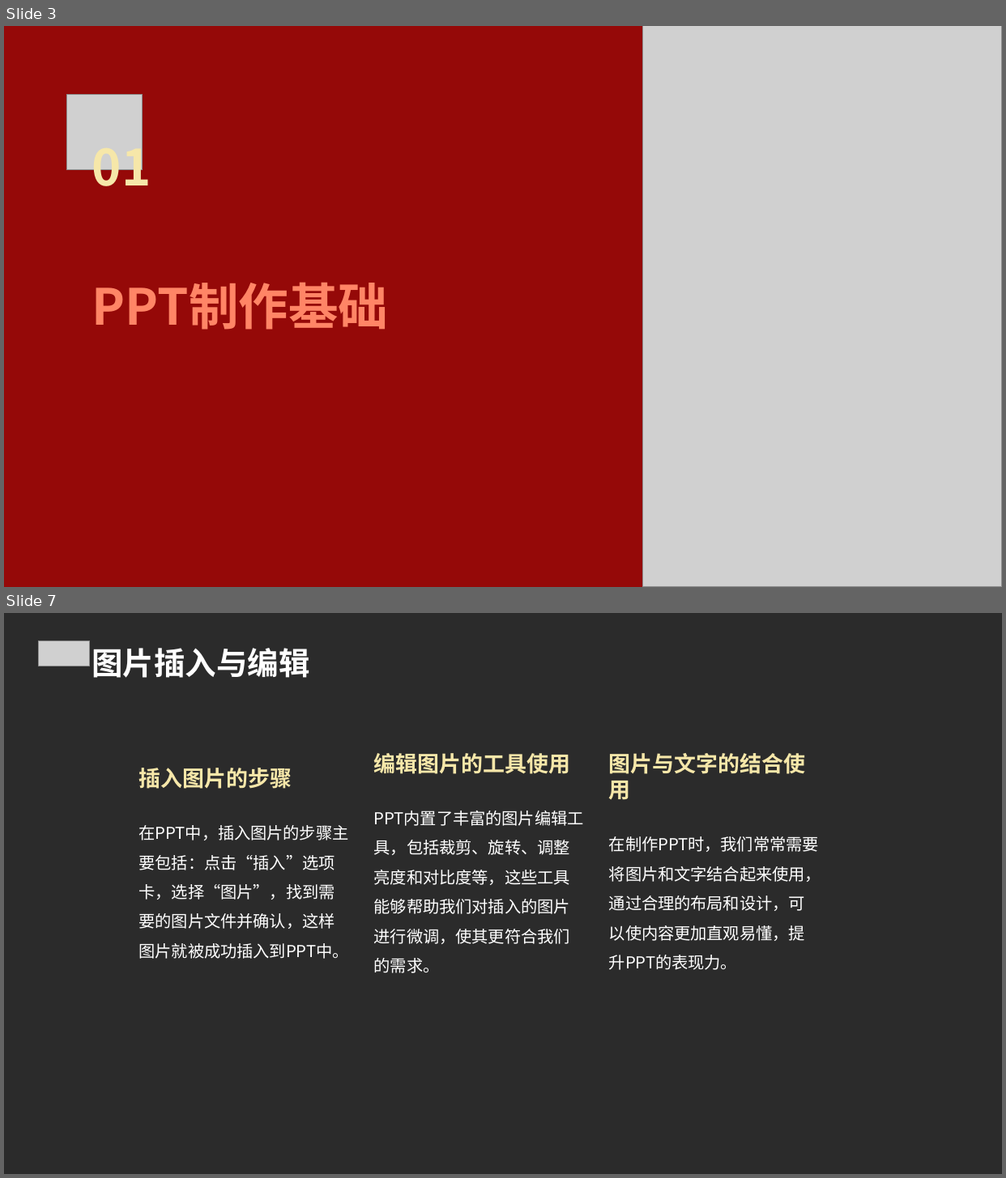
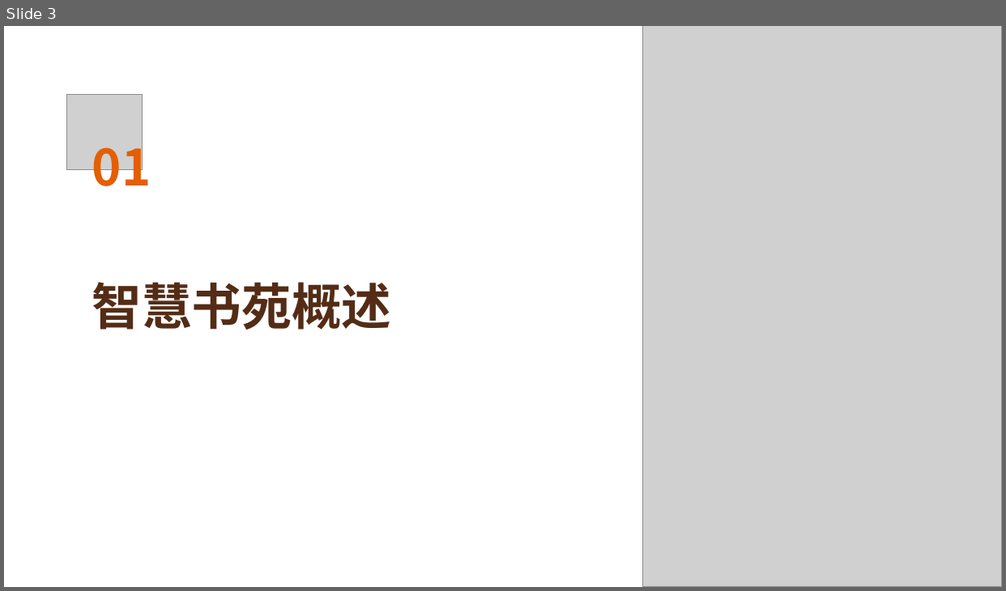
Before and after one commit to FlashLizard/Intelligent_Learning_Platform, a slide deck: src/generate_ppt/generate_ppt/ppttmp.ppt. Shown one above the other, each under a label of ours: slides 3 and 7 before the commit, slide 3 after it; the slides between them are not shown. The pictures are 1006x1178 and 1006x591 pixels, drawn with LibreOffice and Linux fonts; fonts in the diff are those of the drawing; grey boxes stand for pictures; background and template pictures are left out; a plain dark background stands for a picture behind light text. Boxes give left, top, right and bottom in pixels: in the first picture for what was removed or moved away, otherwise in the second. Text is boxed around its words. In the diff, an @@ line names an element or a change of style, - is before the commit and + after.

```diff
--- a/src/generate_ppt/generate_ppt/ppttmp.ppt
+++ b/src/generate_ppt/generate_ppt/ppttmp.ppt
@@ slide 7 removed at [4, 613, 1002, 1174], background picture (left out) @@
@@ picture removed at [39, 641, 89, 666] @@
@@ text removed at [91, 648, 309, 678] @@
-图片插入与编辑
@@ text removed at [374, 753, 571, 973] @@
-编辑图片的工具使用
-PPT内置了丰富的图片编辑工具，包括裁剪、旋转、调整亮度和对比度等，这些工具能够帮助我们对插入的图片进行微调，使其更符合我们的需求。
@@ text removed at [609, 753, 821, 970] @@
-图片与文字的结合使用
-在制作PPT时，我们常常需要将图片和文字结合起来使用，通过合理的布局和设计，可以使内容更加直观易懂，提升PPT的表现力。
@@ text removed at [139, 768, 349, 959] @@
-插入图片的步骤
-在PPT中，插入图片的步骤主要包括：点击“插入”选项卡，选择“图片”，找到需要的图片文件并确认，这样图片就被成功插入到PPT中。
@@ slide 3 changed as well @@
@@ background #950908 to #FFFFFF @@
@@ text "01" at [92, 135, 151, 199]: text colour #F6E7A9 to #E45E03 @@
@@ text at [92, 282, 392, 330]: text changed; text colour #FF8566 to #542C16 @@
-PPT制作基础
+智慧书苑概述
```
Also in this commit, not shown: 5 other slides changed, 21 slides added, 22 other slides removed, 36 other files.
